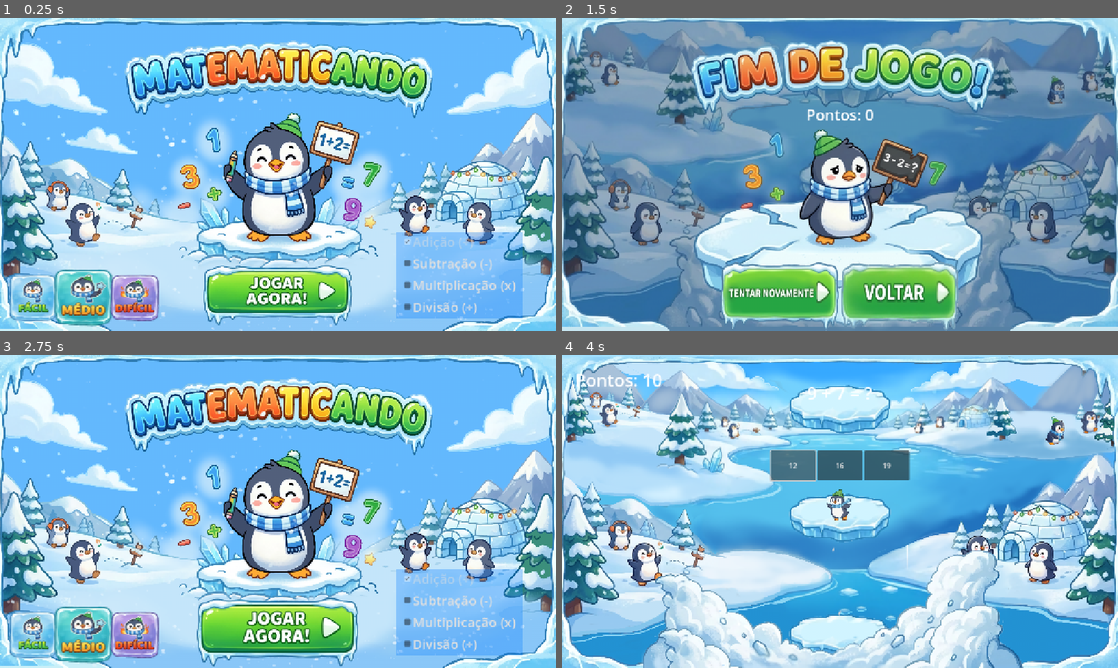
Above: before the commit, frames 1-4 (two rows, left to right).
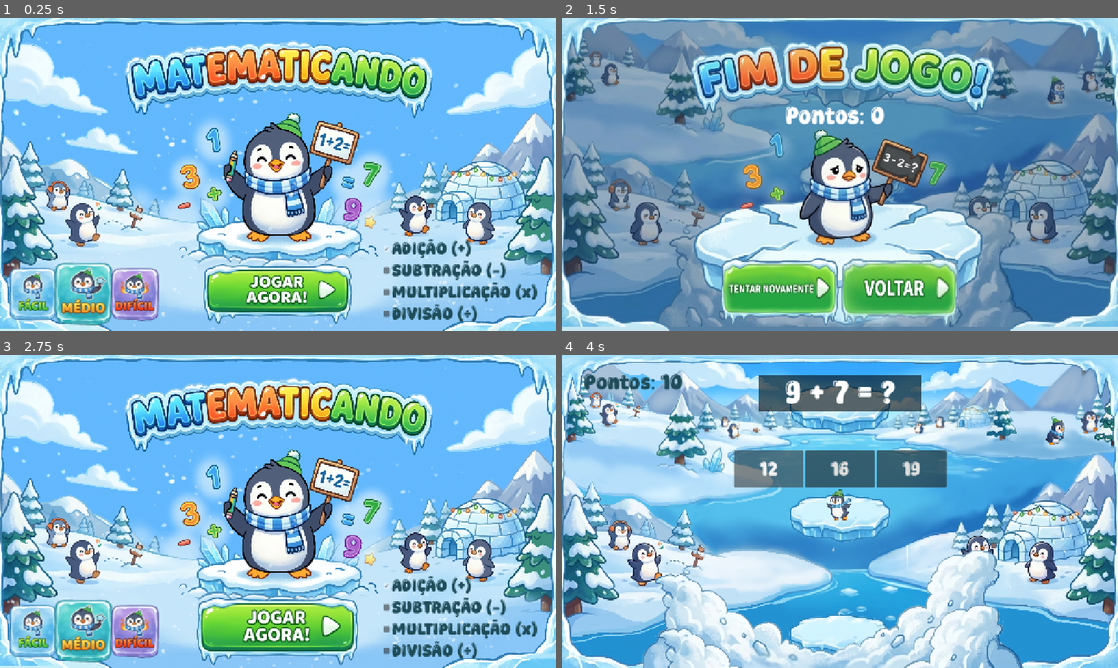
Above: after the commit, the same moments.

Repository: ue-guga-np/Matematicando
Game: Godot game, scene res://scenes/TelaInicial.tscn
Same seed, same stepped clock (60 frames per second), same inputs: the game is played once before the commit and once after it.
Inputs (mouse positions are in pixels of both pictures, inside the frame that each line leads up to; where the layout moved, square brackets give the same spot in the first picture):
- Up to frame 1 (0.25 s): no input
- Up to frame 2 (1.5 s): click (840, 293) [840, 296] at 0.5 s; click "7" at 1.25 s
- Up to frame 3 (2.75 s): click (339, 630) [339, 633] at 2 s
- Up to frame 4 (4 s): click (840, 630) [840, 633] at 2.75 s; click "2" at 3.5 s

The runs differ from the first frame. In frame 1, 11% of the frame differs, in the area x 1-97%, y 68-99%; in frame 2, 5.4%; in frame 3, 12%, in the area x 1-97%, y 68-100%; in frame 4, 6.6%.

Commit message:
Ajustes gerais em textos

Diff:
--- a/project.godot
+++ b/project.godot
@@ -26,6 +26,10 @@
 window/stretch/mode="canvas_items"
 window/stretch/aspect="expand"
 
+[gui]
+
+theme/custom_font="uid://bofny80bm3v5a"
+
 [input_devices]
 
 pointing/emulate_touch_from_mouse=true
--- a/scenes/GameOver.tscn
+++ b/scenes/GameOver.tscn
@@ -21,6 +21,8 @@
 expand_margin_bottom = 5.0
 region_rect = Rect2(904, 1081, 751, 338)
 
+[sub_resource type="StyleBoxEmpty" id="StyleBoxEmpty_4noiy"]
+
 [sub_resource type="StyleBoxTexture" id="StyleBoxTexture_8dkuh"]
 texture = ExtResource("3_gijjb")
 region_rect = Rect2(1681, 1145, 470, 204)
@@ -36,6 +38,8 @@
 expand_margin_right = 5.0
 expand_margin_bottom = 5.0
 region_rect = Rect2(1681, 1145, 470, 204)
+
+[sub_resource type="StyleBoxEmpty" id="StyleBoxEmpty_gijjb"]
 
 [node name="GameOver" type="Control"]
 process_mode = 3
@@ -61,14 +65,13 @@
 anchor_top = 0.5
 anchor_right = 0.5
 anchor_bottom = 0.5
-offset_left = -20.0
-offset_top = -162.0
-offset_right = 20.0
-offset_bottom = -113.0
+offset_left = -126.5
+offset_top = -165.0
+offset_right = 126.5
+offset_bottom = -103.0
 grow_horizontal = 2
 grow_vertical = 2
-theme_override_font_sizes/font_size = 35
-text = "67"
+theme_override_font_sizes/font_size = 55
 
 [node name="Botoes" type="HBoxContainer" parent="."]
 layout_mode = 1
@@ -78,8 +81,9 @@
 anchor_right = 0.5
 anchor_bottom = 1.0
 offset_left = -275.0
-offset_top = -160.0
+offset_top = -170.0
 offset_right = 275.0
+offset_bottom = -10.0
 grow_horizontal = 2
 grow_vertical = 0
 
@@ -89,6 +93,7 @@
 theme_override_styles/normal = SubResource("StyleBoxTexture_0winm")
 theme_override_styles/pressed = SubResource("StyleBoxTexture_j3qfp")
 theme_override_styles/hover = SubResource("StyleBoxTexture_skdqa")
+theme_override_styles/focus = SubResource("StyleBoxEmpty_4noiy")
 
 [node name="TelaInicial" type="Button" parent="Botoes"]
 layout_mode = 2
@@ -96,3 +101,4 @@
 theme_override_styles/normal = SubResource("StyleBoxTexture_8dkuh")
 theme_override_styles/pressed = SubResource("StyleBoxTexture_0icj0")
 theme_override_styles/hover = SubResource("StyleBoxTexture_5fq7v")
+theme_override_styles/focus = SubResource("StyleBoxEmpty_gijjb")
--- a/scenes/Hud.tscn
+++ b/scenes/Hud.tscn
@@ -1,26 +1,44 @@
-[gd_scene format=3 uid="uid://ckv5n1koyomp8"]
+[gd_scene load_steps=4 format=3 uid="uid://ckv5n1koyomp8"]
+
+[sub_resource type="StyleBoxEmpty" id="StyleBoxEmpty_y5umd"]
+
+[sub_resource type="StyleBoxEmpty" id="StyleBoxEmpty_wfueu"]
+
+[sub_resource type="StyleBoxEmpty" id="StyleBoxEmpty_f1f40"]
 
 [node name="Hud" type="CanvasLayer"]
 
 [node name="Pontos" type="Label" parent="."]
-offset_left = 30.0
-offset_top = 30.0
-offset_right = 70.0
-offset_bottom = 85.0
-theme_override_font_sizes/font_size = 40
+offset_left = 50.0
+offset_top = 35.0
+offset_right = 90.0
+offset_bottom = 92.0
+theme_override_colors/font_color = Color(0.12156863, 0.29803923, 0.34509805, 1)
+theme_override_font_sizes/font_size = 50
+
+[node name="ColorRect" type="ColorRect" parent="."]
+anchors_preset = 5
+anchor_left = 0.5
+anchor_right = 0.5
+offset_left = -187.5
+offset_top = 45.0
+offset_right = 187.5
+offset_bottom = 130.0
+grow_horizontal = 2
+color = Color(0, 0, 0, 0.5882353)
 
 [node name="Equacoes" type="Label" parent="."]
 anchors_preset = 5
 anchor_left = 0.5
 anchor_right = 0.5
-offset_left = -151.0
-offset_top = 60.0
-offset_right = 151.0
-offset_bottom = 117.0
+offset_left = -187.5
+offset_top = 45.0
+offset_right = 187.5
+offset_bottom = 130.0
 grow_horizontal = 2
 size_flags_horizontal = 4
 size_flags_vertical = 0
-theme_override_font_sizes/font_size = 40
+theme_override_font_sizes/font_size = 75
 horizontal_alignment = 1
 
 [node name="Opcoes" type="HBoxContainer" parent="."]
@@ -29,10 +47,10 @@
 anchor_top = 0.5
 anchor_right = 0.5
 anchor_bottom = 0.5
-offset_left = -160.0
-offset_top = -139.64
-offset_right = 160.0
-offset_bottom = -70.359985
+offset_left = -244.5
+offset_top = -140.0
+offset_right = 244.5
+offset_bottom = -55.0
 grow_horizontal = 2
 grow_vertical = 2
 size_flags_vertical = 3
@@ -41,11 +59,17 @@
 [node name="Opcao1" type="Button" parent="Opcoes"]
 layout_mode = 2
 size_flags_horizontal = 3
+theme_override_font_sizes/font_size = 46
+theme_override_styles/focus = SubResource("StyleBoxEmpty_y5umd")
 
 [node name="Opcao2" type="Button" parent="Opcoes"]
 layout_mode = 2
 size_flags_horizontal = 3
+theme_override_font_sizes/font_size = 46
+theme_override_styles/focus = SubResource("StyleBoxEmpty_wfueu")
 
 [node name="Opcao3" type="Button" parent="Opcoes"]
 layout_mode = 2
 size_flags_horizontal = 3
+theme_override_font_sizes/font_size = 46
+theme_override_styles/focus = SubResource("StyleBoxEmpty_f1f40")
--- a/scenes/TelaInicial.tscn
+++ b/scenes/TelaInicial.tscn
@@ -6,6 +6,8 @@
 [ext_resource type="Texture2D" uid="uid://y48l5g3mcvs6" path="res://assets/botão_fácil.png" id="3_6ybww"]
 [ext_resource type="Texture2D" uid="uid://cqwgfrr6f02p3" path="res://assets/botão_médio.png" id="4_1exgo"]
 [ext_resource type="Texture2D" uid="uid://blhmwr68xsbm2" path="res://assets/botão_difícil.png" id="5_hgyjh"]
+
+[sub_resource type="StyleBoxEmpty" id="StyleBoxEmpty_en6fq"]
 
 [sub_resource type="StyleBoxTexture" id="StyleBoxTexture_hgyjh"]
 texture = ExtResource("3_6ybww")
@@ -105,56 +107,72 @@
 texture = ExtResource("2_17ume")
 expand_mode = 2
 
-[node name="ColorRect" type="ColorRect" parent="Fundo"]
-layout_mode = 0
-offset_left = 912.0
-offset_top = 492.0
-offset_right = 1204.0
-offset_bottom = 691.0
-color = Color(0, 0.47843137, 1, 0.29803923)
-
 [node name="CheckSubtracao" type="CheckBox" parent="Fundo"]
 layout_mode = 0
-offset_left = 926.0
-offset_top = 539.0
-offset_right = 1148.0
-offset_bottom = 589.0
-theme_override_font_sizes/font_size = 30
-text = "Subtração (-)"
+offset_left = 878.0
+offset_top = 554.0
+offset_right = 1170.0
+offset_bottom = 608.0
+theme_override_colors/font_color = Color(0.12156863, 0.29803923, 0.34509805, 1)
+theme_override_colors/font_focus_color = Color(0.12156863, 0.29803923, 0.34509805, 1)
+theme_override_colors/font_pressed_color = Color(0.12156863, 0.29803923, 0.34509805, 1)
+theme_override_colors/font_hover_color = Color(0.12156863, 0.29803923, 0.34509805, 1)
+theme_override_colors/font_hover_pressed_color = Color(0.12156863, 0.29803923, 0.34509805, 1)
+theme_override_font_sizes/font_size = 40
+theme_override_styles/focus = SubResource("StyleBoxEmpty_en6fq")
+text = "SUBTRAÇÃO (-)"
 
 [node name="CheckMultiplicacao" type="CheckBox" parent="Fundo"]
 layout_mode = 0
-offset_left = 926.0
-offset_top = 589.0
-offset_right = 1191.0
-offset_bottom = 639.0
-theme_override_font_sizes/font_size = 30
-text = "Multiplicação (x)
+offset_left = 878.0
+offset_top = 604.0
+offset_right = 1241.0
+offset_bottom = 658.0
+theme_override_colors/font_color = Color(0.12156863, 0.29803923, 0.34509805, 1)
+theme_override_colors/font_focus_color = Color(0.12156863, 0.29803923, 0.34509805, 1)
+theme_override_colors/font_pressed_color = Color(0.12156863, 0.29803923, 0.34509805, 1)
+theme_override_colors/font_hover_color = Color(0.12156863, 0.29803923, 0.34509805, 1)
+theme_override_colors/font_hover_pressed_color = Color(0.12156863, 0.29803923, 0.34509805, 1)
+theme_override_font_sizes/font_size = 40
+theme_override_styles/focus = SubResource("StyleBoxEmpty_en6fq")
+text = "MULTIPLICAÇÃO (x)
 "
 
 [node name="CheckDivisao" type="CheckBox" parent="Fundo"]
 layout_mode = 0
-offset_left = 926.0
-offset_top = 639.0
-offset_right = 1148.0
-offset_bottom = 689.0
-theme_override_font_sizes/font_size = 30
-text = "Divisão (÷)
+offset_left = 878.0
+offset_top = 654.0
+offset_right = 1104.0
+offset_bottom = 708.0
+theme_override_colors/font_color = Color(0.12156863, 0.29803923, 0.34509805, 1)
+theme_override_colors/font_focus_color = Color(0.12156863, 0.29803923, 0.34509805, 1)
+theme_override_colors/font_pressed_color = Color(0.12156863, 0.29803923, 0.34509805, 1)
+theme_override_colors/font_hover_color = Color(0.12156863, 0.29803923, 0.34509805, 1)
+theme_override_colors/font_hover_pressed_color = Color(0.12156863, 0.29803923, 0.34509805, 1)
+theme_override_font_sizes/font_size = 40
+theme_override_styles/focus = SubResource("StyleBoxEmpty_en6fq")
+text = "DIVISÃO (÷)
 "
 
 [node name="CheckAdicao" type="CheckBox" parent="Fundo"]
 layout_mode = 0
-offset_left = 926.0
-offset_top = 489.0
-offset_right = 1148.0
-offset_bottom = 539.0
-theme_override_font_sizes/font_size = 30
+offset_left = 878.0
+offset_top = 504.0
+offset_right = 1100.0
+offset_bottom = 558.0
+theme_override_colors/font_color = Color(0, 0, 0, 1)
+theme_override_colors/font_disabled_color = Color(0.12040488, 0.29753065, 0.34515172, 1)
+theme_override_font_sizes/font_size = 40
+theme_override_styles/focus = SubResource("StyleBoxEmpty_en6fq")
 disabled = true
 button_pressed = true
-text = "Adição (+)"
+text = "ADIÇÃO (+)"
 
 [node name="Velocidades" type="HBoxContainer" parent="Fundo"]
-layout_mode = 0
+layout_mode = 1
+anchors_preset = -1
+anchor_top = -0.022222223
+anchor_bottom = -0.007407464
 offset_left = 20.0
 offset_top = 590.0
 offset_right = 251.0
@@ -195,9 +213,9 @@
 anchor_right = 0.5
 anchor_bottom = 1.0
 offset_left = -172.0
-offset_top = -152.0
+offset_top = -155.0
 offset_right = 172.0
-offset_bottom = -12.0
+offset_bottom = -15.0
 grow_horizontal = 2
 grow_vertical = 0
 theme_override_styles/normal = SubResource("StyleBoxTexture_6ybww")
Binary file added: assets/Super Adorable.ttf
Not shown, added: assets/Super Adorable.ttf.import
Not shown: 1 places in scenes/GameOver.tscn that only renumber resources
Not shown: 1 places in scenes/TelaInicial.tscn that only renumber resources
